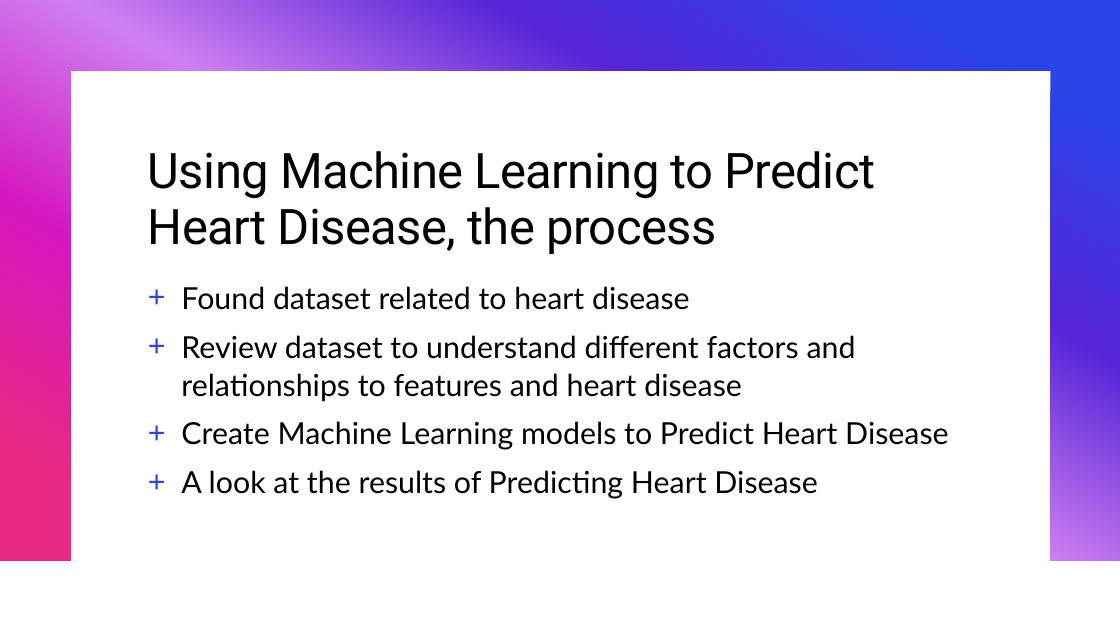
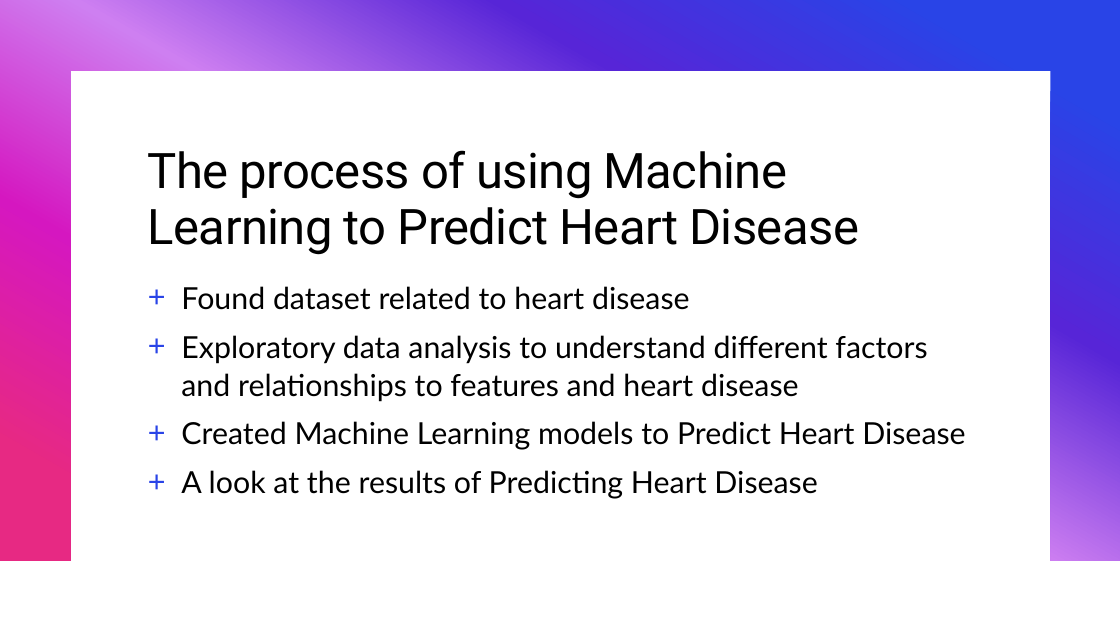
Before and after one commit to b-wild/Heart_Desiease, a slide deck: slide 3 of heart disease heart presentation.pptx. Drawn at 1120x630 pixels with LibreOffice and Linux fonts; fonts in the diff are those of the drawing. Boxes give left, top, right and bottom in pixels: in the first picture for what was removed or moved away, otherwise in the second. Text is boxed around its words. In the diff, an @@ line names an element or a change of style, - is before the commit and + after.

Commit message:
finished up metrics on all models and pp presentation

```diff
--- a/heart disease heart presentation.pptx
+++ b/heart disease heart presentation.pptx
@@ title at <box>148,150,859,255</box>: text changed @@
-Using Machine Learning to Predict Heart Disease, the process
+The process of using Machine Learning to Predict Heart Disease
@@ text at <box>181,335,965,450</box>: text changed @@
-+ Review dataset to understand different factors and relationships to features and heart disease
-+ Create Machine Learning models to Predict Heart Disease
++ Exploratory data analysis to understand different factors and relationships to features and heart disease
++ Created Machine Learning models to Predict Heart Disease
```
Also in this commit, not shown: 5 other slides changed, 8 slides added, 6 slides removed, 9 other files.
